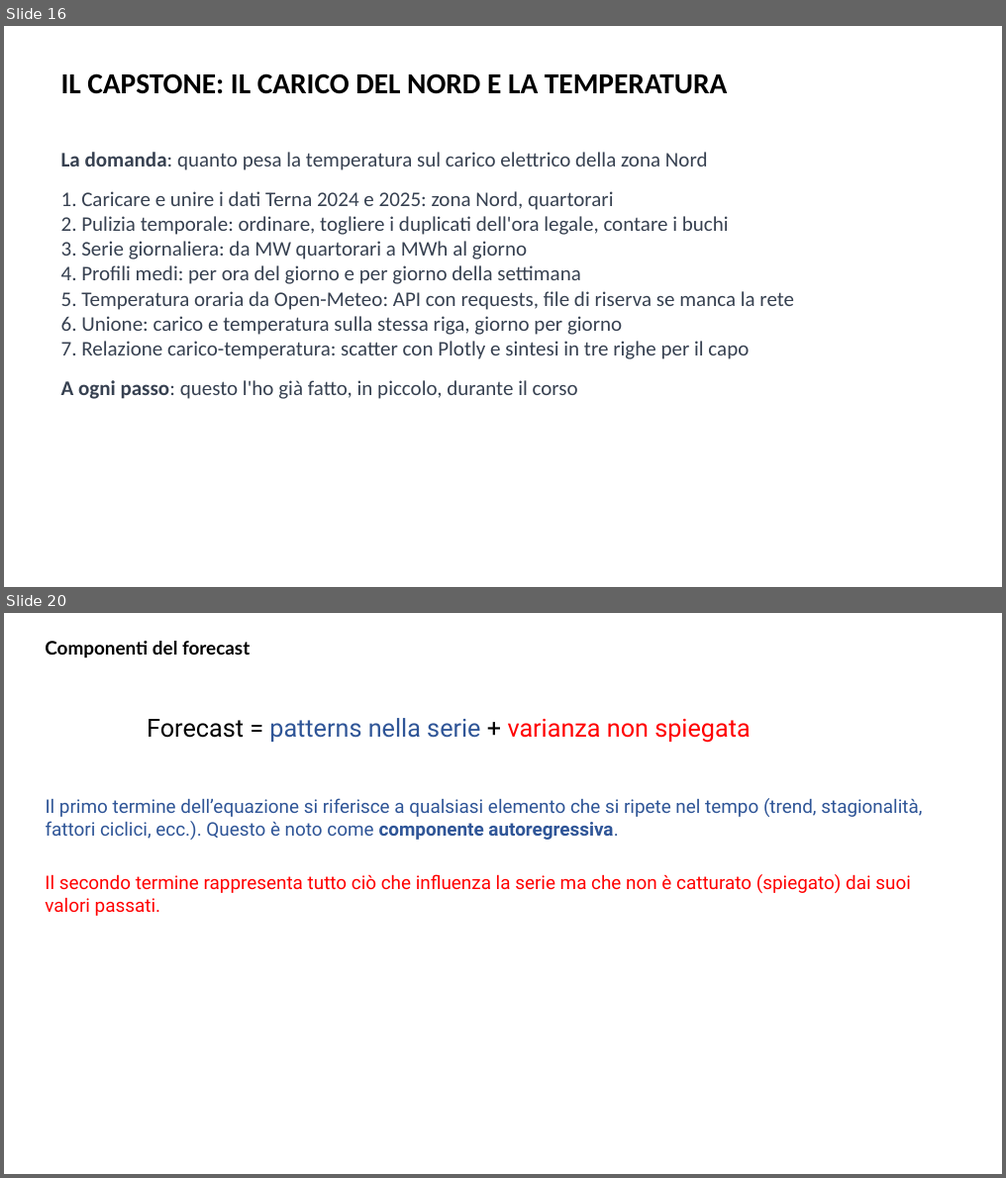
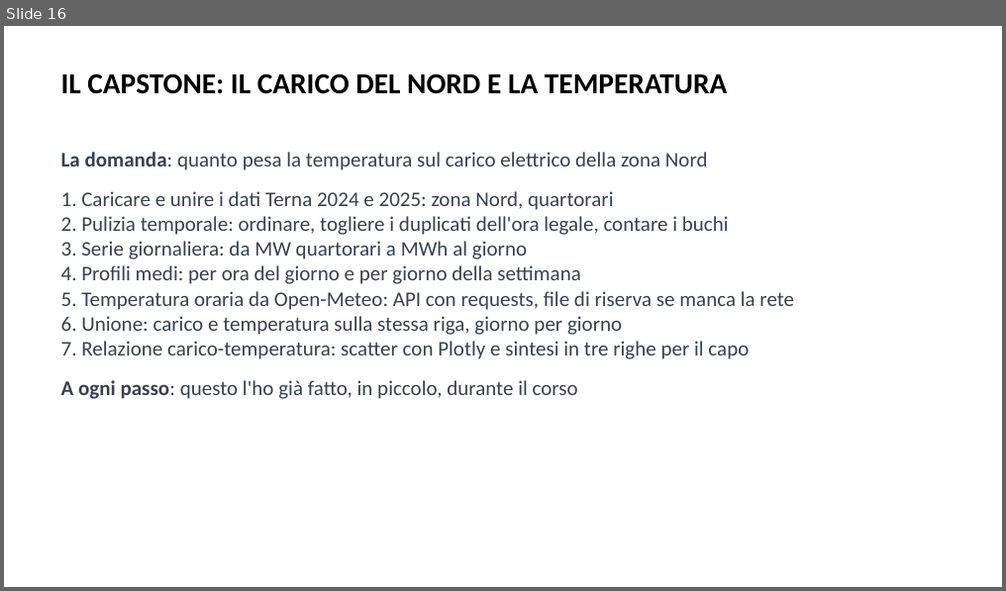
Before and after one commit to AndreaCorvaglia0/python-base-utilities, a slide deck: Slides/Presentazione_python_base.pptx. Shown one above the other, each under a label of ours: slides 16 and 20 before the commit, slide 16 after it; the slides between them are not shown. The pictures are 1006x1178 and 1006x591 pixels, drawn with LibreOffice and Linux fonts; fonts in the diff are those of the drawing; background and template pictures are left out. Boxes give left, top, right and bottom in pixels: in the first picture for what was removed or moved away, otherwise in the second. Text is boxed around its words. In the diff, an @@ line names an element or a change of style, - is before the commit and + after.

```diff
--- a/Slides/Presentazione_python_base.pptx
+++ b/Slides/Presentazione_python_base.pptx
@@ slide 20 removed at (4,613,1002,1174), background picture (left out) @@
@@ text removed at (45,641,250,659) @@
-Componenti del forecast
@@ text removed at (147,718,749,743) @@
-Forecast = patterns nella serie + varianza non spiegata
@@ text removed at (46,798,922,840) @@
-Il primo termine dell’equazione si riferisce a qualsiasi elemento che si ripete nel tempo (trend, stagionalità, fattori ciclici, ecc.). Questo è noto come componente autoregressiva.
@@ text removed at (45,874,911,916) @@
-Il secondo termine rappresenta tutto ciò che influenza la serie ma che non è catturato (spiegato) dai suoi valori passati.
```
Also in this commit, not shown: 5 slides changed, 2 slides added, 6 other slides removed, 1 other file.
